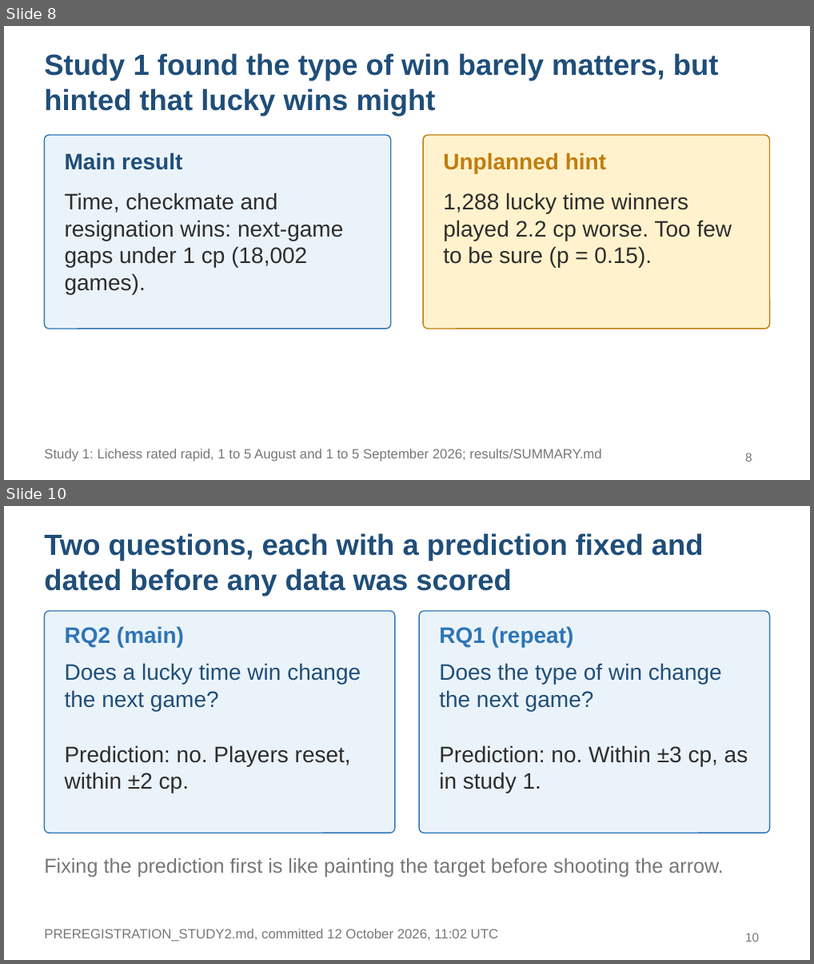
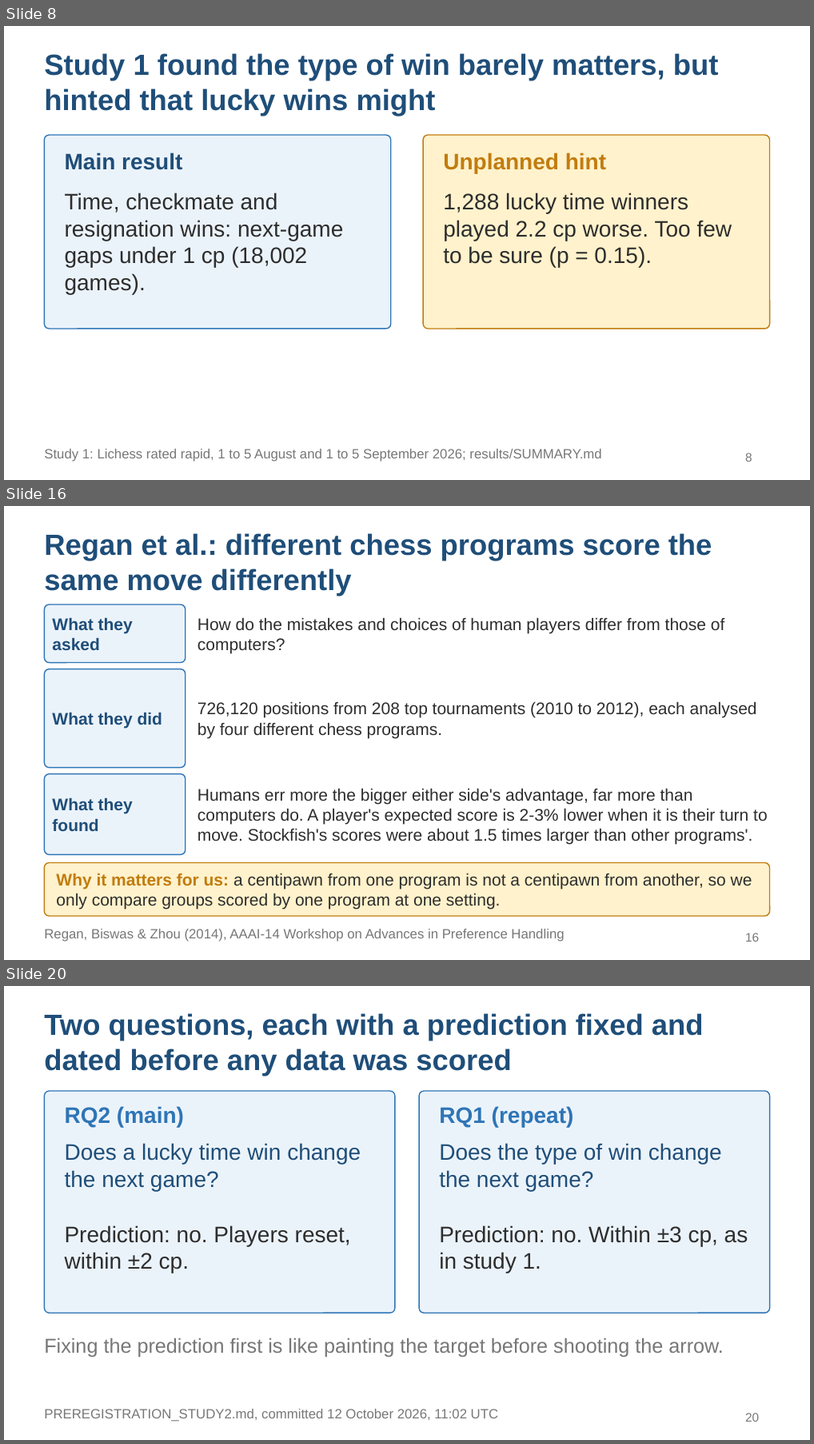
Before and after one commit to KaranaGulati/ContinuedLearningResearch, a slide deck: slides/study2-final.pptx. Shown one above the other, each under a label of ours: slides 8 and 10 before the commit, slides 8, 16 and 20 after it; the slides between them are not shown. The pictures are 814x964 and 814x1444 pixels, drawn with LibreOffice and Linux fonts; fonts in the diff are those of the drawing. Boxes give left, top, right and bottom in pixels: in the first picture for what was removed or moved away, otherwise in the second. Text is boxed around its words. In the diff, an @@ line names an element or a change of style, - is before the commit and + after.

```diff
--- a/slides/study2-final.pptx
+++ b/slides/study2-final.pptx
@@ slide 16 added at box(4, 506, 810, 960), background #FFFFFF @@
@@ title added at box(44, 533, 713, 596), 26 pt, text #1F4E79, bold @@
+Regan et al.: different chess programs score the same move differently
@@ rounded rectangle added at box(44, 604, 186, 663), fill #EBF3FA, outline #2E75B6 1 pt @@
@@ text added at box(52, 617, 133, 650), 15 pt, text #1F4E79, bold @@
+What they asked
@@ text added at box(198, 617, 725, 653), 15 pt, text #2D2D2D @@
+How do the mistakes and choices of human players differ from those of computers?
@@ rounded rectangle added at box(44, 669, 186, 768), fill #EBF3FA, outline #2E75B6 1 pt @@
@@ text added at box(52, 712, 162, 728), 15 pt, text #1F4E79, bold @@
+What they did
@@ text added at box(198, 701, 758, 738), 15 pt, text #2D2D2D @@
+726,120 positions from 208 top tournaments (2010 to 2012), each analysed by four different chess programs.
@@ rounded rectangle added at box(44, 774, 186, 854), fill #EBF3FA, outline #2E75B6 1 pt @@
@@ text added at box(198, 788, 767, 844), 15 pt, text #2D2D2D @@
+Humans err more the bigger either side's advantage, far more than computers do. A player's expected score is 2-3% lower when it is their turn to move. Stockfish's scores were about 1.5 times larger than other programs'.
@@ text added at box(52, 797, 133, 831), 15 pt, text #1F4E79, bold @@
+What they found
@@ rounded rectangle added at box(44, 863, 770, 916), fill #FFF2CC, outline #C27C0E 1 pt @@
@@ text added at box(56, 872, 753, 909), 15 pt, text #2D2D2D @@
+Why it matters for us: a centipawn from one program is not a centipawn from another, so we only compare groups scored by one program at one setting.
@@ text added at box(44, 928, 564, 941), 12 pt, text #777777 @@
+Regan, Biswas & Zhou (2014), AAAI-14 Workshop on Advances in Preference Handling
@@ page number added at box(746, 932, 759, 941), 11 pt, text #777777 @@
+16
@@ what was slide 10 is now slide 20 @@
@@ page number at box(746, 1412, 759, 1421): text changed @@
-10
+20
```
Also in this commit, not shown: 6 slides changed, 9 other slides added, 2 other files.
